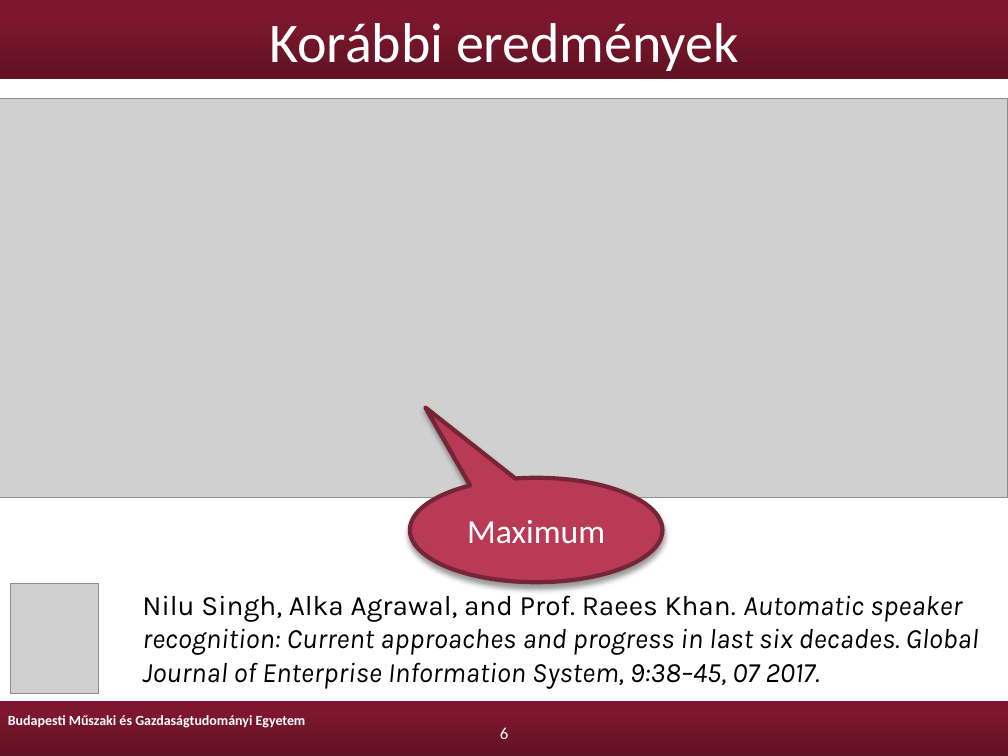
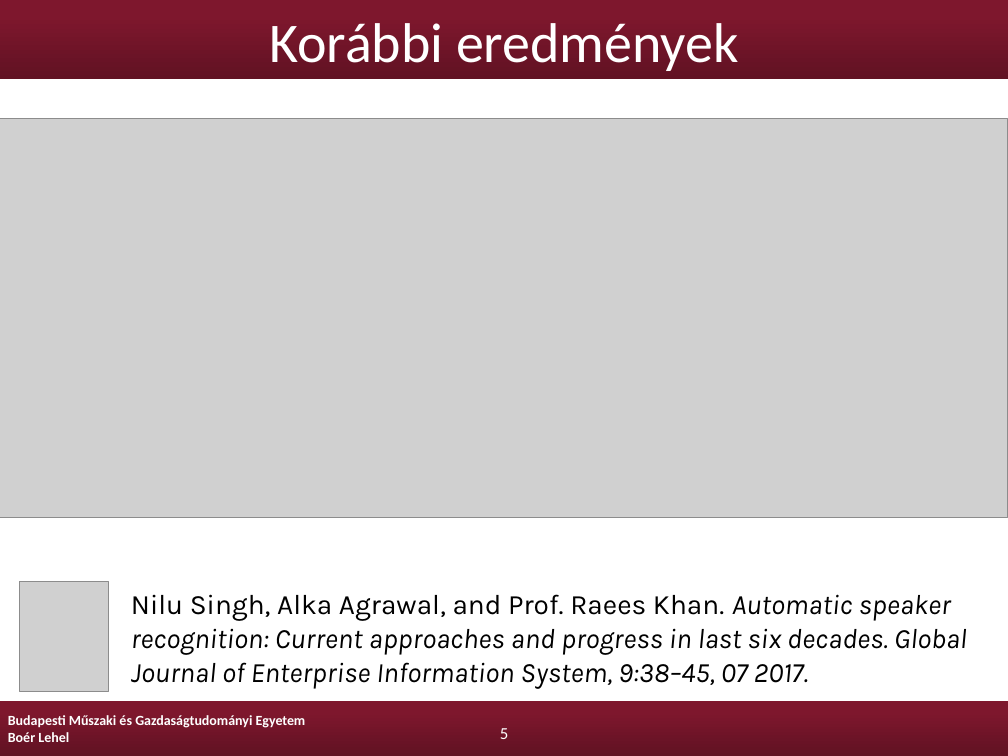
Before and after one commit to Lehel44/diploma, a slide deck: slide 5 of boer-lehel-msc-diplomaterv-prezentacio.pptx (slide 6 before the commit). Drawn at 1008x756 pixels with LibreOffice and Linux fonts; fonts in the diff are those of the drawing; grey boxes stand for pictures; background and template pictures are left out. Boxes give left, top, right and bottom in pixels: in the first picture for what was removed or moved away, otherwise in the second. Text is boxed around its words. In the diff, an @@ line names an element or a change of style, - is before the commit and + after.

```diff
--- a/boer-lehel-msc-diplomaterv-prezentacio.pptx
+++ b/boer-lehel-msc-diplomaterv-prezentacio.pptx
@@ picture: place and size @@
-picture at (0,99,1008,498)
+picture at (0,118,1008,517)
@@ speech bubble removed at (410,478,663,583) @@
-Maximum
@@ picture: place and size @@
-picture at (10,584,99,694)
+picture at (20,582,109,691)
@@ text "Nilu Singh, Alka Agrawal, and ..." rewrapped from (142,589,979,689) to (131,594,967,689) @@
@@ text at (8,732,69,742): paragraph added @@
+Boér Lehel
@@ page number at (500,728,508,739): text changed @@
-6
+5
```
Also in this commit, not shown: 16 other slides changed, 1 slide added, 2 slides removed.
